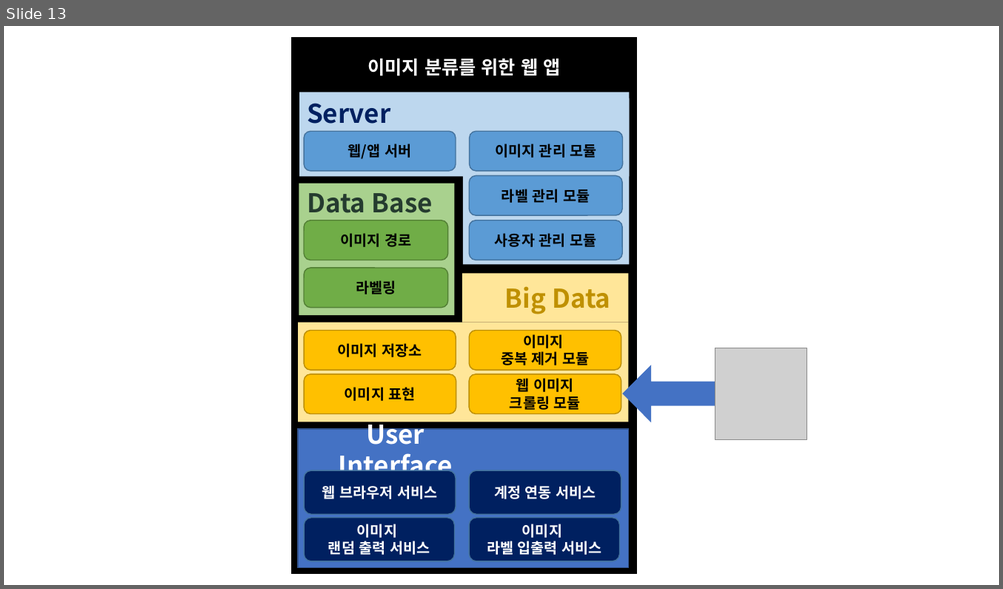
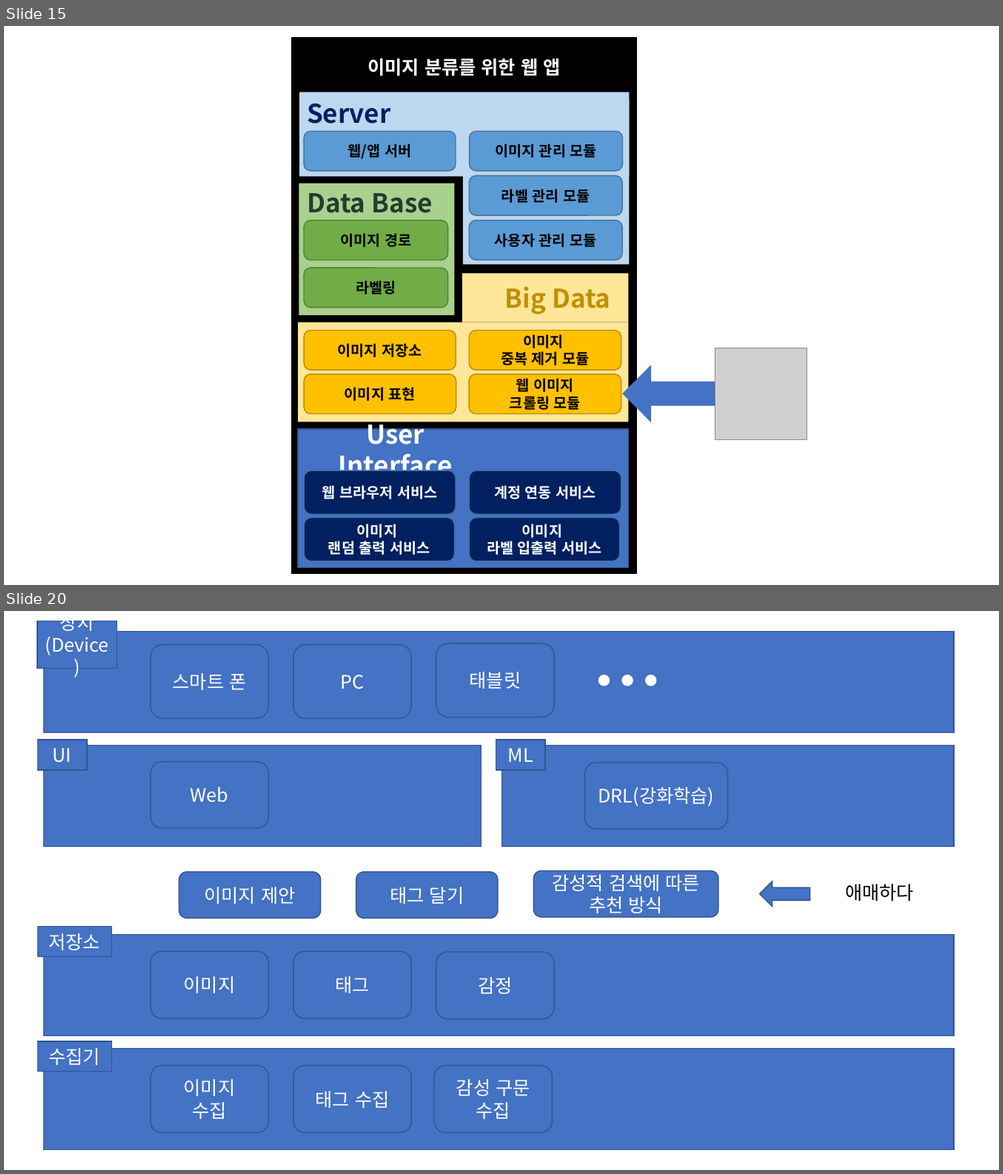
Before and after one commit to DCUSnSLab/Image-Labeling-Project, a slide deck: mdRes/Image_Labeling_Architecture_(ing).pptx. Shown one above the other, each under a label of ours: slide 13 before the commit, slides 15 and 20 after it; the slides between them are not shown. The pictures are 1003x589 and 1003x1174 pixels, drawn with LibreOffice and Linux fonts; fonts in the diff are those of the drawing; grey boxes stand for pictures. Boxes give left, top, right and bottom in pixels: in the first picture for what was removed or moved away, otherwise in the second. Text is boxed around its words. In the diff, an @@ line names an element or a change of style, - is before the commit and + after.

```diff
--- a/mdRes/Image_Labeling_Architecture_(ing).pptx
+++ b/mdRes/Image_Labeling_Architecture_(ing).pptx
@@ slide 20 added at (4, 611, 999, 1170), background #FFFFFF @@
@@ rectangle added at (37, 621, 117, 669), fill #4472C4, outline #325491 1 pt, 18 pt, text #FFFFFF @@
+장치(Device)
@@ rectangle added at (43, 631, 954, 732), fill #4472C4, outline #325491 1 pt @@
@@ rounded rectangle added at (151, 644, 268, 718), fill #4472C4, outline #325491 1 pt, 18 pt, text #FFFFFF @@
+스마트 폰
@@ rounded rectangle added at (293, 644, 412, 718), fill #4472C4, outline #325491 1 pt, 18 pt, text #FFFFFF @@
+PC
@@ rounded rectangle added at (436, 644, 554, 718), fill #4472C4, outline #325491 1 pt, 18 pt, text #FFFFFF @@
+태블릿
@@ ellipse added at (599, 675, 609, 686), fill #FFFFFF, outline #FFFFFF 1 pt @@
@@ ellipse added at (622, 675, 632, 686), fill #FFFFFF, outline #FFFFFF 1 pt @@
@@ ellipse added at (646, 675, 656, 686), fill #FFFFFF, outline #FFFFFF 1 pt @@
@@ rectangle added at (37, 740, 87, 770), fill #4472C4, outline #325491 1 pt, 18 pt, text #FFFFFF @@
+UI
@@ rectangle added at (495, 740, 545, 770), fill #4472C4, outline #325491 1 pt, 18 pt, text #FFFFFF @@
+ML
@@ rectangle added at (43, 745, 481, 847), fill #4472C4, outline #325491 1 pt @@
@@ rounded rectangle added at (151, 762, 268, 828), fill #4472C4, outline #325491 1 pt, 18 pt, text #FFFFFF @@
+Web
@@ rectangle added at (502, 745, 954, 847), fill #4472C4, outline #325491 1 pt @@
@@ rounded rectangle added at (584, 763, 728, 829), fill #4472C4, outline #325491 1 pt, 18 pt, text #FFFFFF @@
+DRL(강화학습)
@@ rounded rectangle added at (179, 872, 321, 918), fill #4472C4, outline #325491 1 pt, 18 pt, text #FFFFFF @@
+이미지 제안
@@ rounded rectangle added at (356, 872, 498, 918), fill #4472C4, outline #325491 1 pt, 18 pt, text #FFFFFF @@
+태그 달기
@@ rounded rectangle added at (534, 871, 719, 917), fill #4472C4, outline #325491 1 pt, 18 pt, text #FFFFFF @@
+감성적 검색에 따른 추천 방식
@@ right arrow added at (760, 881, 811, 906), fill #4472C4, outline #325491 1 pt @@
@@ text added at (845, 884, 913, 901), 18 pt, text #000000 @@
+애매하다
@@ rectangle added at (37, 926, 111, 957), fill #4472C4, outline #325491 1 pt, 18 pt, text #FFFFFF @@
+저장소
@@ rectangle added at (43, 935, 954, 1037), fill #4472C4, outline #325491 1 pt @@
@@ rounded rectangle added at (151, 952, 268, 1019), fill #4472C4, outline #325491 1 pt, 18 pt, text #FFFFFF @@
+이미지
@@ rounded rectangle added at (293, 952, 412, 1019), fill #4472C4, outline #325491 1 pt, 18 pt, text #FFFFFF @@
+태그
@@ rounded rectangle added at (436, 952, 554, 1019), fill #4472C4, outline #325491 1 pt, 18 pt, text #FFFFFF @@
+감정
@@ rectangle added at (37, 1042, 111, 1071), fill #4472C4, outline #325491 1 pt, 18 pt, text #FFFFFF @@
+수집기
@@ rectangle added at (43, 1049, 954, 1150), fill #4472C4, outline #325491 1 pt @@
@@ rounded rectangle added at (151, 1066, 268, 1133), fill #4472C4, outline #325491 1 pt, 18 pt, text #FFFFFF @@
+이미지
+수집
@@ rounded rectangle added at (293, 1066, 412, 1133), fill #4472C4, outline #325491 1 pt, 18 pt, text #FFFFFF @@
+태그 수집
@@ rounded rectangle added at (434, 1066, 552, 1133), fill #4472C4, outline #325491 1 pt, 18 pt, text #FFFFFF @@
+감성 구문 수집
@@ what was slide 13 is now slide 15 @@
```
Also in this commit, not shown: 1 slide changed, 17 other slides added.
